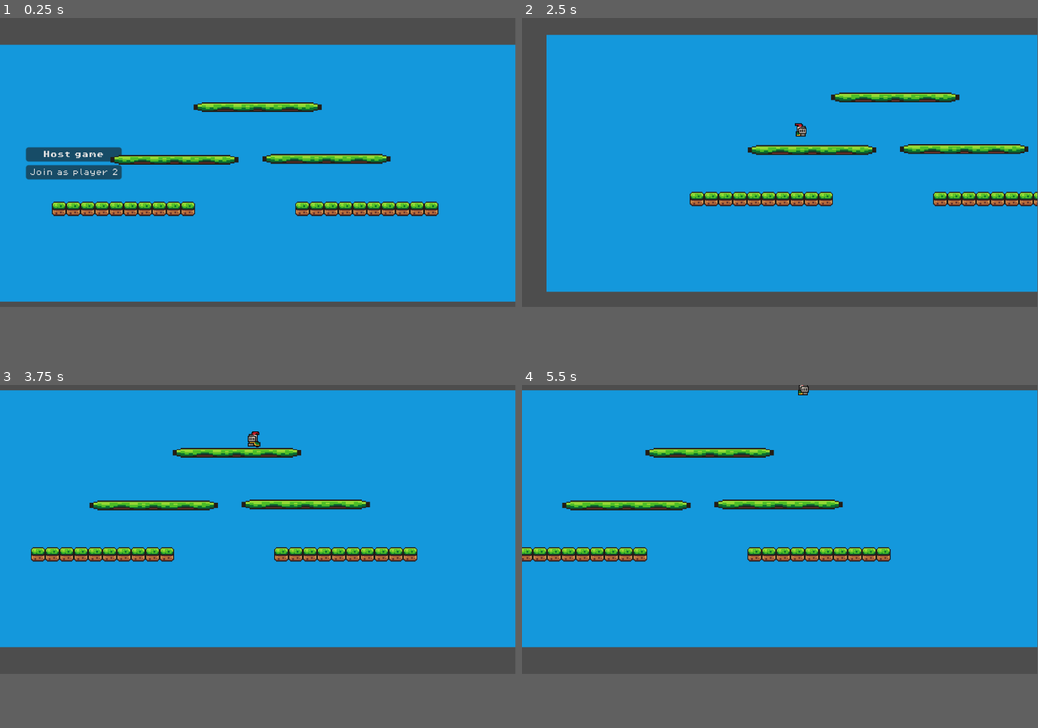
Above: before the commit, frames 1-4 (two rows, left to right).
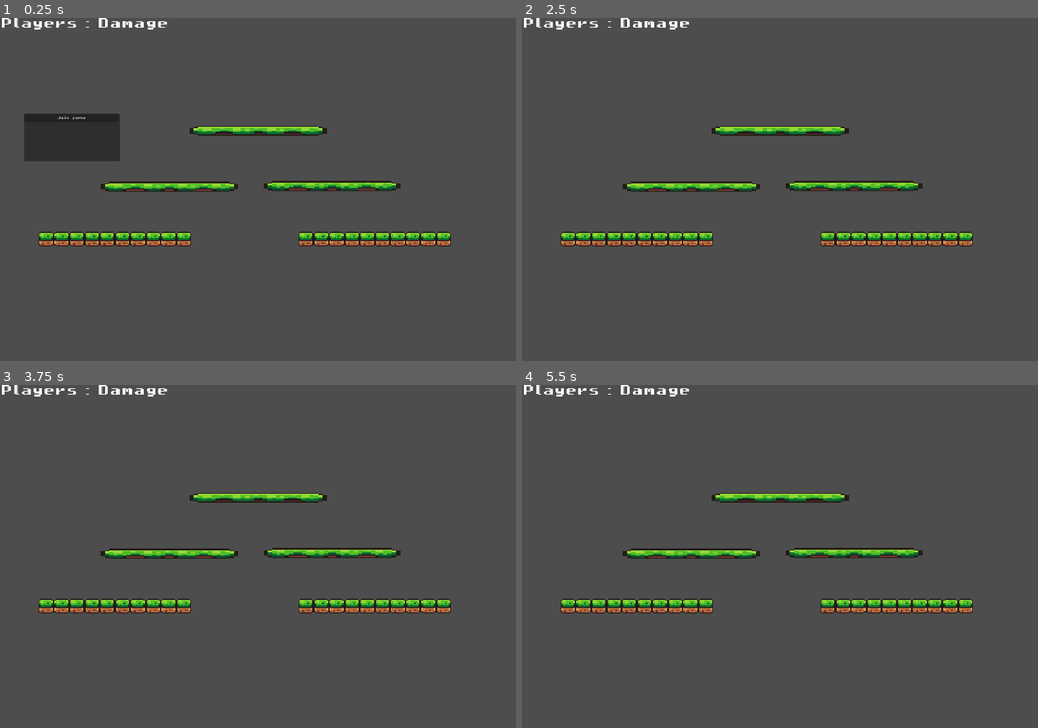
Above: after the commit, the same moments.

Repository: Jako0402/cshark-at-sea-testing
Game: Godot game, scene res://scenes/game.tscn
Same seed, same stepped clock (60 frames per second), same inputs: the game is played once before the commit and once after it.
Inputs (mouse positions are in pixels of both pictures, inside the frame that each line leads up to):
- Up to frame 1 (0.25 s): no input
- Up to frame 2 (2.5 s): click (594, 155) at 0.5 s, where only the run before the commit has a clickable "Host game"; click (594, 100) at 1.25 s, where only the run after the commit has a clickable "Join game"; tap Enter at 2 s; hold D (move_right) from 2.03 s (still down); tap J (attack, bound only after the commit) at 2.1 s; tap Space (jump) at 2.27, 2.3 s
- Up to frame 3 (3.75 s): tap Space (jump) at 2.57, 2.85, 3.02, 3.32 s; tap J (attack, bound only after the commit) at 3.05, 3.6 s; release D (move_right) at 3.53 s; hold A (move_left) from 3.53 s (still down)
- Up to frame 4 (5.5 s): tap Space (jump) at 3.8, 4.52, 4.82, 5.1, 5.27 s; release A (move_left) at 4.28 s; hold D (move_right) from 4.28 s (still down); tap J (attack, bound only after the commit) at 4.35 s
In our replay, the window is 799x449 before the commit and 800x533 after it. These sizes can differ from the game's own. Grey fills any space a smaller window leaves; there, only what the larger window draws over its background counts as a difference.

The runs differ from the first frame. In frame 1, 75% of the frame differs, in the area x 0-100%, y 0-83%; in frame 2, 72%; in frame 3, 75%; in frame 4, 75%.

Commit message:
add basic attack and damage

Diff:
--- a/godot/project.godot
+++ b/godot/project.godot
@@ -21,7 +21,10 @@
 
 [display]
 
+window/size/viewport_width=1080
+window/size/viewport_height=720
 window/size/always_on_top=true
+window/stretch/mode="canvas_items"
 
 [input]
 
@@ -42,6 +45,11 @@
 , Object(InputEventKey,"resource_local_to_scene":false,"resource_name":"","device":-1,"window_id":0,"alt_pressed":false …(186 unchanged characters)…
 ]
 }
+attack={
+"deadzone": 0.2,
+"events": [Object(InputEventKey,"resource_local_to_scene":false,"resource_name":"","device":-1,"window_id":0,"alt_pressed":false,"shift_pressed":false,"ctrl_pressed":false,"meta_pressed":false,"pressed":false,"keycode":0,"physical_keycode":74,"key_label":0,"unicode":106,"location":0,"echo":false,"script":null)
+]
+}
 
 [rendering]
 
--- /dev/null
+++ b/godot/scenes/damage_hud.tscn
@@ -0,0 +1,28 @@
+[gd_scene load_steps=3 format=3 uid="uid://bbhty812a36ek"]
+
+[ext_resource type="Script" uid="uid://cuu4oy48u34tu" path="res://scripts/damage_hud.gd" id="1_ucrx0"]
+[ext_resource type="FontFile" uid="uid://ba7phfwohnp7u" path="res://assets/fonts/PixelOperator8-Bold.ttf" id="2_4bcko"]
+
+[node name="DamageHUD" type="Control"]
+layout_mode = 3
+anchors_preset = 15
+anchor_right = 1.0
+anchor_bottom = 1.0
+grow_horizontal = 2
+grow_vertical = 2
+script = ExtResource("1_ucrx0")
+
+[node name="HUD" type="VBoxContainer" parent="."]
+layout_mode = 0
+offset_right = 40.0
+offset_bottom = 40.0
+
+[node name="Label" type="Label" parent="HUD"]
+layout_mode = 2
+theme_override_fonts/font = ExtResource("2_4bcko")
+theme_override_font_sizes/font_size = 24
+text = "Players : Damage"
+
+[node name="DamageList" type="VBoxContainer" parent="HUD"]
+unique_name_in_owner = true
+layout_mode = 2
--- a/godot/scenes/game.tscn
+++ b/godot/scenes/game.tscn
@@ -1,10 +1,12 @@
-[gd_scene load_steps=7 format=4 uid="uid://bvhtxqdm7e2ji"]
+[gd_scene load_steps=9 format=4 uid="uid://bvhtxqdm7e2ji"]
 
 [ext_resource type="Script" uid="uid://eup34biv6gw6" path="res://scripts/game_manager.gd" id="1_p57ef"]
 [ext_resource type="TileSet" uid="uid://bsaimjtgqsfs2" path="res://scenes/tile_map.tres" id="2_lbhrr"]
 [ext_resource type="PackedScene" uid="uid://c58fvhisnlo6v" path="res://scenes/platform.tscn" id="3_lnu2h"]
 [ext_resource type="PackedScene" uid="uid://dvvc06kaqpeax" path="res://scenes/killzone.tscn" id="4_lbhrr"]
 [ext_resource type="PackedScene" uid="uid://bbg4pr0uos3mg" path="res://scenes/multiplayer_hud.tscn" id="5_iywne"]
+[ext_resource type="PackedScene" uid="uid://bbhty812a36ek" path="res://scenes/damage_hud.tscn" id="6_p57ef"]
+[ext_resource type="FontFile" uid="uid://ba7phfwohnp7u" path="res://assets/fonts/PixelOperator8-Bold.ttf" id="6_u5sy4"]
 
 [sub_resource type="WorldBoundaryShape2D" id="WorldBoundaryShape2D_iywne"]
 
@@ -22,6 +24,7 @@
 tile_set = ExtResource("2_lbhrr")
 
 [node name="TimeMapBG" type="TileMapLayer" parent="."]
+visible = false
 z_index = -1
 tile_map_data = PackedByteArray("AADy//f/AAAAAAsAAADy//j/AAAAAAsAAADy//n/AAAAAAsAAADy//r/AAAAAAsAAADy//v/AAAAAAsAAADy// …(14032 unchanged characters)…
 tile_set = ExtResource("2_lbhrr")
@@ -46,13 +49,6 @@
 position = Vector2(166, -74)
 scale = Vector2(4.47843, 1.19931)
 
-[node name="MultiplayerHUD" parent="." instance=ExtResource("5_iywne")]
-unique_name_in_owner = true
-offset_left = -93.0
-offset_top = -29.0
-offset_right = -93.0
-offset_bottom = -29.0
-
 [node name="MultiplayerSpawner" type="MultiplayerSpawner" parent="."]
 _spawnable_scenes = PackedStringArray("uid://cl3qj27qk7bsy")
 spawn_path = NodePath("../Players")
@@ -60,5 +56,26 @@
 
 [node name="Players" type="Node2D" parent="."]
 
-[connection signal="host_game_pressed" from="MultiplayerHUD" to="GameManager" method="become_host"]
-[connection signal="join_game_pressed" from="MultiplayerHUD" to="GameManager" method="join_as_player_2"]
+[node name="CanvasLayer" type="CanvasLayer" parent="."]
+
+[node name="Control" type="Control" parent="CanvasLayer"]
+layout_mode = 3
+anchors_preset = 0
+offset_right = 40.0
+offset_bottom = 40.0
+
+[node name="DamageHUD" parent="CanvasLayer/Control" node_paths=PackedStringArray("players") instance=ExtResource("6_p57ef")]
+layout_mode = 1
+players = NodePath("../../../Players")
+custom_font = ExtResource("6_u5sy4")
+
+[node name="MultiplayerHUD" parent="CanvasLayer/Control" instance=ExtResource("5_iywne")]
+unique_name_in_owner = true
+layout_mode = 1
+offset_left = 50.0
+offset_top = 200.0
+offset_right = 50.0
+offset_bottom = 200.0
+
+[connection signal="host_game_pressed" from="CanvasLayer/Control/MultiplayerHUD" to="GameManager" method="become_host"]
+[connection signal="join_game_pressed" from="CanvasLayer/Control/MultiplayerHUD" to="GameManager" method="join_as_player_2"]
--- a/godot/scenes/multiplayer_hud.tscn
+++ b/godot/scenes/multiplayer_hud.tscn
@@ -1,6 +1,5 @@
-[gd_scene load_steps=4 format=3 uid="uid://bbg4pr0uos3mg"]
+[gd_scene load_steps=3 format=3 uid="uid://bbg4pr0uos3mg"]
 
-[ext_resource type="FontFile" uid="uid://ba7phfwohnp7u" path="res://assets/fonts/PixelOperator8-Bold.ttf" id="1_v25y6"]
 [ext_resource type="Script" uid="uid://dnk3bpt0u6xwb" path="res://scripts/multiplayer_hud.gd" id="1_ybnum"]
 [ext_resource type="FontFile" uid="uid://ciym730htcrsc" path="res://assets/fonts/PixelOperator8.ttf" id="2_ybnum"]
 
@@ -17,28 +16,18 @@
 
 [node name="Panel" type="Panel" parent="."]
 layout_mode = 1
-anchors_preset = 15
-anchor_right = 1.0
-anchor_bottom = 1.0
-grow_horizontal = 2
-grow_vertical = 2
+offset_right = 200.0
+offset_bottom = 100.0
 
 [node name="VBoxContainer" type="VBoxContainer" parent="Panel"]
 layout_mode = 0
-offset_right = 40.0
-offset_bottom = 40.0
-
-[node name="HostGame" type="Button" parent="Panel/VBoxContainer"]
-layout_mode = 2
-theme_override_fonts/font = ExtResource("1_v25y6")
-theme_override_font_sizes/font_size = 8
-text = "Host game"
+offset_right = 198.0
+offset_bottom = 101.0
 
 [node name="JoinAsPlayer2" type="Button" parent="Panel/VBoxContainer"]
 layout_mode = 2
 theme_override_fonts/font = ExtResource("2_ybnum")
 theme_override_font_sizes/font_size = 8
-text = "Join as player 2"
+text = "Join game"
 
-[connection signal="pressed" from="Panel/VBoxContainer/HostGame" to="." method="_on_host_game_pressed"]
 [connection signal="pressed" from="Panel/VBoxContainer/JoinAsPlayer2" to="." method="_on_join_as_player_2_pressed"]
--- a/godot/scenes/player.tscn
+++ b/godot/scenes/player.tscn
@@ -20,12 +20,45 @@
 properties/4/path = NodePath(".:direction")
 properties/4/spawn = true
 properties/4/replication_mode = 1
+properties/5/path = NodePath(".:attack")
+properties/5/spawn = true
+properties/5/replication_mode = 1
+properties/6/path = NodePath(".:_is_attacking")
+properties/6/spawn = true
+properties/6/replication_mode = 1
+properties/7/path = NodePath(".:damage")
+properties/7/spawn = true
+properties/7/replication_mode = 1
 
 [sub_resource type="SceneReplicationConfig" id="SceneReplicationConfig_dqkch"]
 properties/0/path = NodePath("InputSynchronizer:input_direction")
 properties/0/spawn = true
 properties/0/replication_mode = 1
 
+[sub_resource type="AtlasTexture" id="AtlasTexture_4ni07"]
+atlas = ExtResource("1_3vyb7")
+region = Rect2(32, 160, 32, 32)
+
+[sub_resource type="AtlasTexture" id="AtlasTexture_l71n6"]
+atlas = ExtResource("1_3vyb7")
+region = Rect2(64, 160, 32, 32)
+
+[sub_resource type="AtlasTexture" id="AtlasTexture_ke2ow"]
+atlas = ExtResource("1_3vyb7")
+region = Rect2(96, 160, 32, 32)
+
+[sub_resource type="AtlasTexture" id="AtlasTexture_ujl30"]
+atlas = ExtResource("1_3vyb7")
+region = Rect2(128, 160, 32, 32)
+
+[sub_resource type="AtlasTexture" id="AtlasTexture_31cv2"]
+atlas = ExtResource("1_3vyb7")
+region = Rect2(160, 160, 32, 32)
+
+[sub_resource type="AtlasTexture" id="AtlasTexture_pf23h"]
+atlas = ExtResource("1_3vyb7")
+region = Rect2(192, 160, 32, 32)
+
 [sub_resource type="AtlasTexture" id="AtlasTexture_g2els"]
 atlas = ExtResource("1_3vyb7")
 region = Rect2(0, 0, 32, 32)
@@ -112,6 +145,29 @@
 
 [sub_resource type="SpriteFrames" id="SpriteFrames_tuyoq"]
 animations = [{
+"frames": [{
+"duration": 1.0,
+"texture": SubResource("AtlasTexture_4ni07")
+}, {
+"duration": 1.0,
+"texture": SubResource("AtlasTexture_l71n6")
+}, {
+"duration": 1.0,
+"texture": SubResource("AtlasTexture_ke2ow")
+}, {
+"duration": 1.0,
+"texture": SubResource("AtlasTexture_ujl30")
+}, {
+"duration": 1.0,
+"texture": SubResource("AtlasTexture_31cv2")
+}, {
+"duration": 1.0,
+"texture": SubResource("AtlasTexture_pf23h")
+}],
+"loop": true,
+"name": &"attack",
+"speed": 20.0
+}, {
 "frames": [{
 "duration": 1.0,
 "texture": SubResource("AtlasTexture_g2els")
@@ -194,6 +250,8 @@
 [sub_resource type="CircleShape2D" id="CircleShape2D_fjrip"]
 radius = 5.0
 
+[sub_resource type="RectangleShape2D" id="RectangleShape2D_qhqgy"]
+
 [node name="Player" type="CharacterBody2D"]
 z_index = 5
 collision_layer = 2
@@ -210,8 +268,8 @@
 [node name="AnimatedSprite2D" type="AnimatedSprite2D" parent="."]
 position = Vector2(0, -12)
 sprite_frames = SubResource("SpriteFrames_tuyoq")
-animation = &"jump"
-autoplay = "run"
+animation = &"attack"
+autoplay = "idle"
 
 [node name="CollisionShape2D" type="CollisionShape2D" parent="."]
 position = Vector2(0, -5)
@@ -229,4 +287,19 @@
 [node name="RespawnTimer" type="Timer" parent="."]
 one_shot = true
 
+[node name="AttackDurationTimer" type="Timer" parent="."]
+wait_time = 0.5
+one_shot = true
+
+[node name="AttackHitbox" type="Area2D" parent="."]
+collision_mask = 2
+
+[node name="CollisionHitbox" type="CollisionShape2D" parent="AttackHitbox"]
+position = Vector2(0, -10)
+shape = SubResource("RectangleShape2D_qhqgy")
+disabled = true
+
 [connection signal="timeout" from="RespawnTimer" to="." method="_respawn"]
+[connection signal="timeout" from="AttackDurationTimer" to="." method="finish_attack"]
+[connection signal="body_entered" from="AttackHitbox" to="." method="_on_attack_hitbox_body_entered"]
+[connection signal="body_shape_entered" from="AttackHitbox" to="." method="_on_attack_hitbox_body_shape_entered"]
--- /dev/null
+++ b/godot/scripts/damage_hud.gd
@@ -0,0 +1,25 @@
+extends Control
+
+
+@export var players: Node2D
+@export var custom_font: Font
+@export var font_size: int = 16
+@onready var damage_list: VBoxContainer = $HUD/DamageList  # The UI container for displaying the damage
+
+# Method to update the UI
+func update_ui():
+	for child in damage_list.get_children():
+		child.queue_free()
+	for player in players.get_children():
+		var label: Label = Label.new()
+
+		label.add_theme_font_override("font", custom_font)
+		label.add_theme_font_size_override("font", font_size)
+		label.text = "Player " + str(player.player_id) + ": " + str(player.damage)
+
+		damage_list.add_child(label)
+
+# Listen for damage changes (this happens automatically because of @sync)
+func _process(delta):
+	if not OS.has_feature("dedicated_server"):
+		update_ui()
--- a/godot/scripts/input_synchronizer.gd
+++ b/godot/scripts/input_synchronizer.gd
@@ -2,6 +2,7 @@
 
 var input_direction
 @onready var player = $".."
+
 
 func _ready() -> void:
 	if get_multiplayer_authority() != multiplayer.get_unique_id():
@@ -12,6 +13,8 @@
 func _process(delta: float) -> void:
 	if Input.is_action_just_pressed("jump"):
 		jump.rpc()
+	if Input.is_action_just_pressed("attack"):
+		attack.rpc()
 
 func _physics_process(delta: float) -> void:
 	input_direction = Input.get_axis("move_left", "move_right")
@@ -20,3 +23,8 @@
 func jump():
 	if multiplayer.is_server():
 		player.do_jump = true
+
+@rpc("call_local")
+func attack():
+	if multiplayer.is_server():
+		player.attack = true
--- a/godot/scripts/multiplayer_manager.gd
+++ b/godot/scripts/multiplayer_manager.gd
@@ -1,12 +1,16 @@
 extends Node
 
 const SERVER_PORT = 3040
-const SERVER_IP = "127.0.0.1"
+var SERVER_IP = "51.38.225.9"
 
 var player = preload("res://scenes/player.tscn")
 var _players_spawn_node: Node
 var host_mode = false
 var respawn_point = Vector2(-30, 24)
+
+func _ready() -> void:
+	if OS.has_feature("debug"):
+		SERVER_IP = "127.0.0.1"
 
 func become_host():
 	print("Starting host")
--- a/godot/scripts/player.gd
+++ b/godot/scripts/player.gd
@@ -1,10 +1,10 @@
 extends CharacterBody2D
-
 
 const SPEED = 140.0
 const JUMP_VELOCITY = -400.0
 
 @onready var animated_sprite: AnimatedSprite2D = $AnimatedSprite2D
+@onready var collision_hitbox: CollisionShape2D = $AttackHitbox/CollisionHitbox
 
 @export var player_id := 1:
 	set(id):
@@ -13,7 +13,11 @@
 
 var direction = 1
 var do_jump = false
+var attack = false
+var damage = 0
+
 var _is_on_floor = true
+var _is_attacking = false
 
 func _ready() -> void:
 	if multiplayer.get_unique_id() == player_id:
@@ -29,7 +33,9 @@
 		animated_sprite.flip_h = true
 
 	# Animation
-	if _is_on_floor:
+	if _is_attacking:
+		animated_sprite.play("attack")
+	elif _is_on_floor:
 		if direction == 0:
 			animated_sprite.play("idle")
 		else:
@@ -40,11 +46,11 @@
 
 func _apply_movement_from_input(delta):
 	# Add the gravity.
-	if not is_on_floor():
+	if not _is_on_floor:
 		velocity += get_gravity() * delta
 
 	# Handle jump.
-	if do_jump and is_on_floor():
+	if do_jump and _is_on_floor:
 		velocity.y = JUMP_VELOCITY
 		do_jump = false
 	else:
@@ -61,10 +67,21 @@
 
 	move_and_slide()
 
+func _attack_from_input(delta):
+	if attack and not _is_attacking:
+		_is_attacking = true
+		attack = false
+
+		collision_hitbox.disabled = false
+
+		$AttackDurationTimer.start()
+
+
 func _physics_process(delta: float) -> void:
 	if multiplayer.is_server():
 		_is_on_floor = is_on_floor()
 		_apply_movement_from_input(delta)
+		_attack_from_input(delta)
 
 	if not multiplayer.is_server() || MultiplayerManager.host_mode:
 		_apply_animations(delta)
@@ -76,3 +93,12 @@
 func _respawn():
 	position = MultiplayerManager.respawn_point
 	print("A player respawned")
+
+func finish_attack():
+	collision_hitbox.disabled = true
+	_is_attacking = false
+
+func _on_attack_hitbox_body_entered(body: Node2D) -> void:
+	if body is CharacterBody2D and body.name != str(player_id):
+		body.damage = body.damage + 10
+		body.velocity.y = -body.damage * 10
Not shown, changed: godot/export_presets.cfg
Not shown: 1 places in godot/scenes/player.tscn that only renumber resources
Not shown, added: godot/scripts/damage_hud.gd.uid
